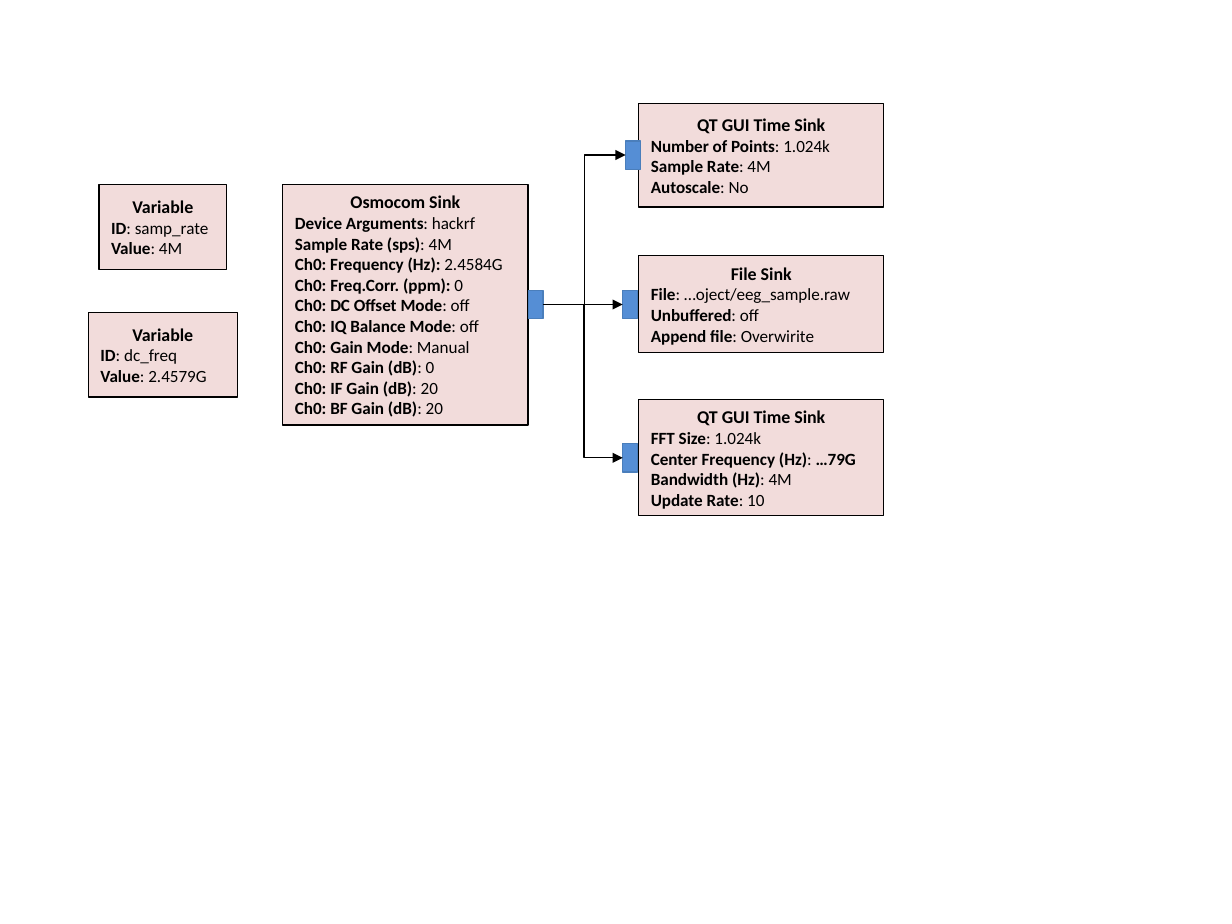
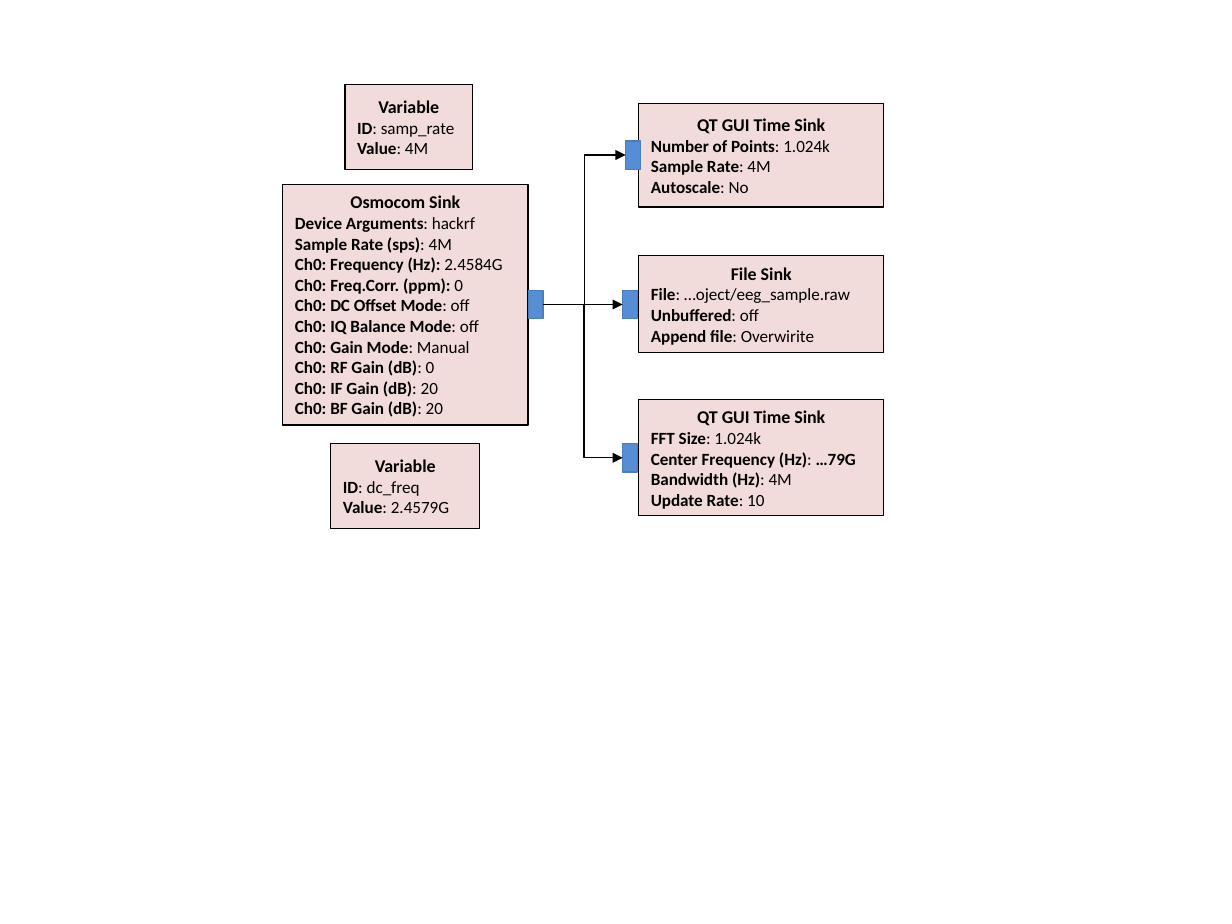
Before and after one commit to xxxyyyzzz3984/EEG, a slide deck: slide 8 of images/image.pptx. Drawn at 1232x924 pixels with LibreOffice and Linux fonts; fonts in the diff are those of the drawing. Boxes give left, top, right and bottom in pixels: in the first picture for what was removed or moved away, otherwise in the second. Text is boxed around its words. In the diff, an @@ line names an element or a change of style, - is before the commit and + after.

```diff
--- a/images/image.pptx
+++ b/images/image.pptx
@@ rectangle "Variable": place and size @@
-rectangle "Variable" at bbox=[99, 185, 227, 270]
+rectangle "Variable" at bbox=[345, 85, 473, 170]
@@ rectangle "Variable": place and size @@
-rectangle "Variable" at bbox=[89, 312, 238, 397]
+rectangle "Variable" at bbox=[331, 444, 480, 529]
```
Also in this commit, not shown: 1 other slide changed, 7 other files.
